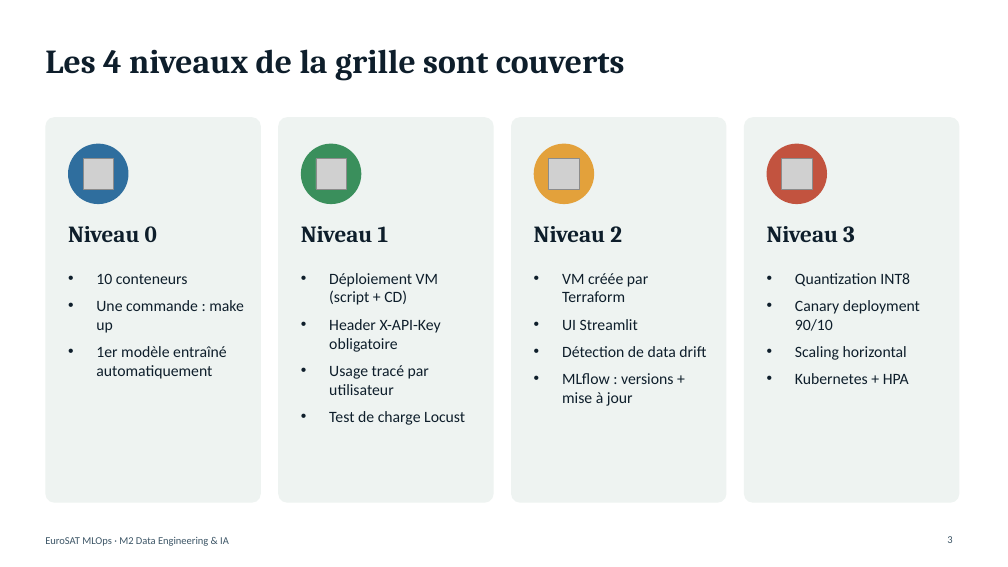
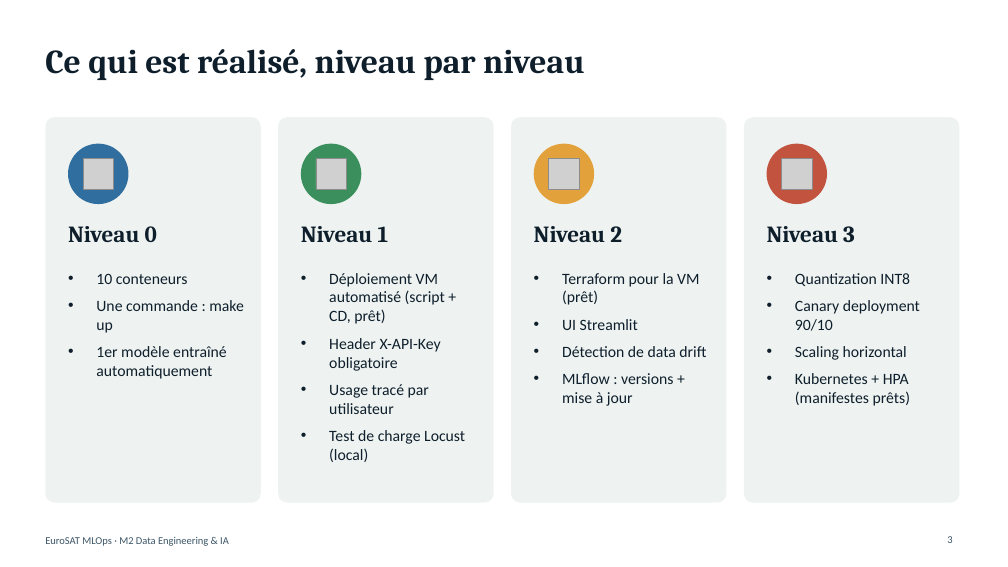
Before and after one commit to nplnguyen/eurosat-mlops, a slide deck: slide 3 of presentation/soutenance-mlops-eurosat.pptx. Drawn at 1008x567 pixels with LibreOffice and Linux fonts; fonts in the diff are those of the drawing; grey boxes stand for pictures. Boxes give left, top, right and bottom in pixels: in the first picture for what was removed or moved away, otherwise in the second. Text is boxed around its words. In the diff, an @@ line names an element or a change of style, - is before the commit and + after.

```diff
--- a/presentation/soutenance-mlops-eurosat.pptx
+++ b/presentation/soutenance-mlops-eurosat.pptx
@@ title at [45,49,585,80]: text changed @@
-Les 4 niveaux de la grille sont couverts
+Ce qui est réalisé, niveau par niveau
@@ text at [329,273,445,324]: text changed @@
-• Déploiement VM (script + CD)
+• Déploiement VM automatisé (script + CD, prêt)
@@ text at [562,273,699,305]: text changed @@
-• VM créée par Terraform
+• Terraform pour la VM (prêt)
@@ text at [795,373,910,406]: text changed @@
-• Kubernetes + HPA
+• Kubernetes + HPA (manifestes prêts)
@@ text at [329,430,465,462]: text changed @@
-• Test de charge Locust
+• Test de charge Locust (local)
```
Also in this commit, not shown: 4 other slides changed.
